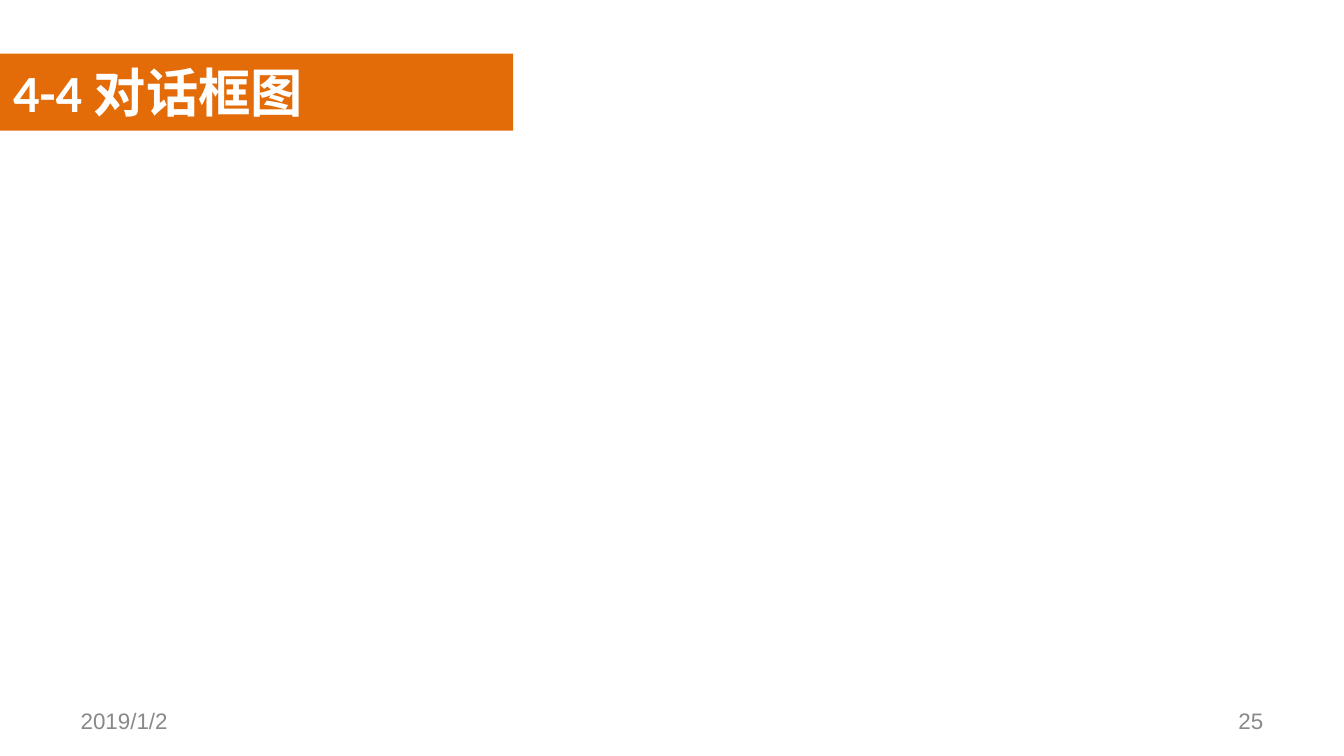
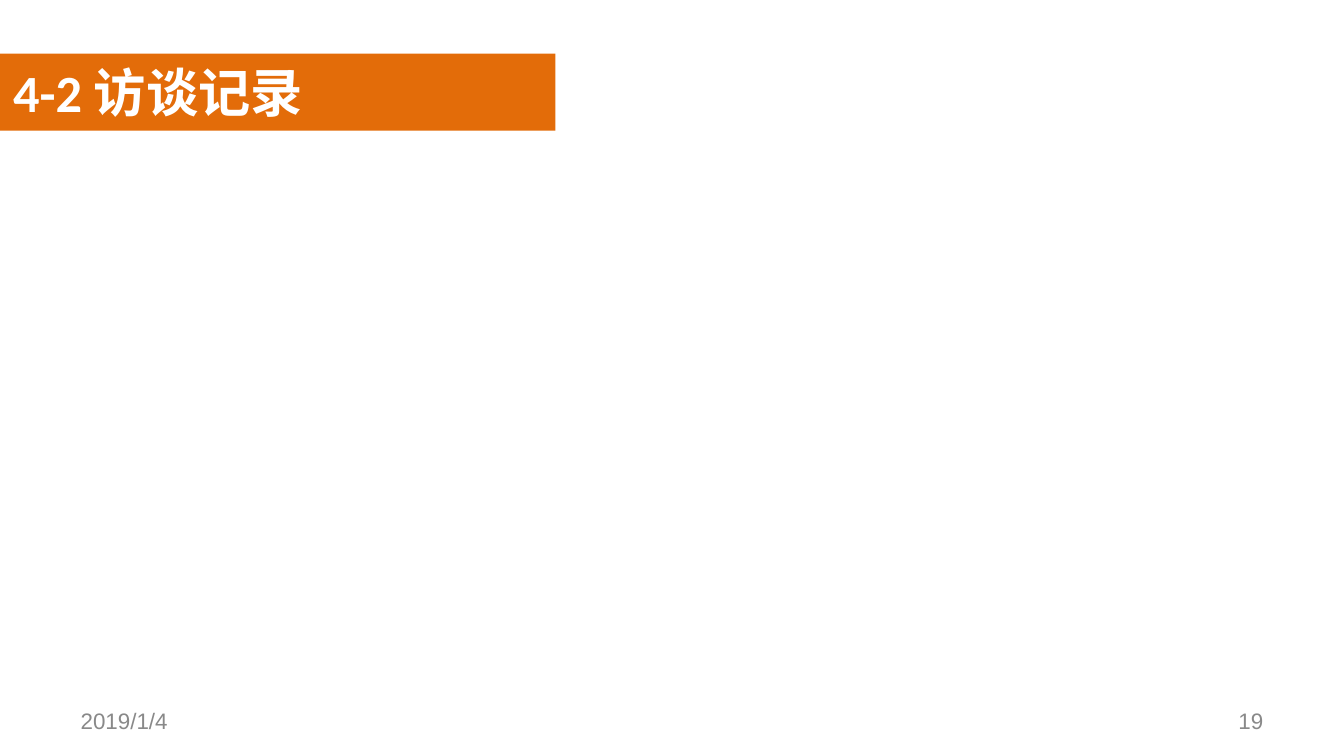
Before and after one commit to SoftwareRequirtmentsG02/Document, a slide deck: slide 19 of 案例教学系统/受控文档/分析设计/PPT/PRD2018-G02-SRS评审PPT.pptx (slide 25 before the commit). Drawn at 1344x756 pixels with LibreOffice and Linux fonts; fonts in the diff are those of the drawing; background and template pictures are left out. Boxes give left, top, right and bottom in pixels: in the first picture for what was removed or moved away, otherwise in the second. Text is boxed around its words. In the diff, an @@ line names an element or a change of style, - is before the commit and + after.

```diff
--- a/案例教学系统/受控文档/分析设计/PPT/PRD2018-G02-SRS评审PPT.pptx
+++ b/案例教学系统/受控文档/分析设计/PPT/PRD2018-G02-SRS评审PPT.pptx
@@ rectangle: place and size @@
-rectangle at [0, 54, 513, 130]
+rectangle at [0, 54, 555, 130]
@@ text at [13, 67, 303, 117]: text changed @@
-4-4 对话框图
+4-2 访谈记录
@@ text at [81, 713, 168, 729]: text changed @@
-2019/1/2
+2019/1/4
@@ page number at [1238, 713, 1263, 729]: text changed @@
-25
+19
```
Also in this commit, not shown: 49 other slides changed, 9 slides added, 3 slides removed, 1 other file.
